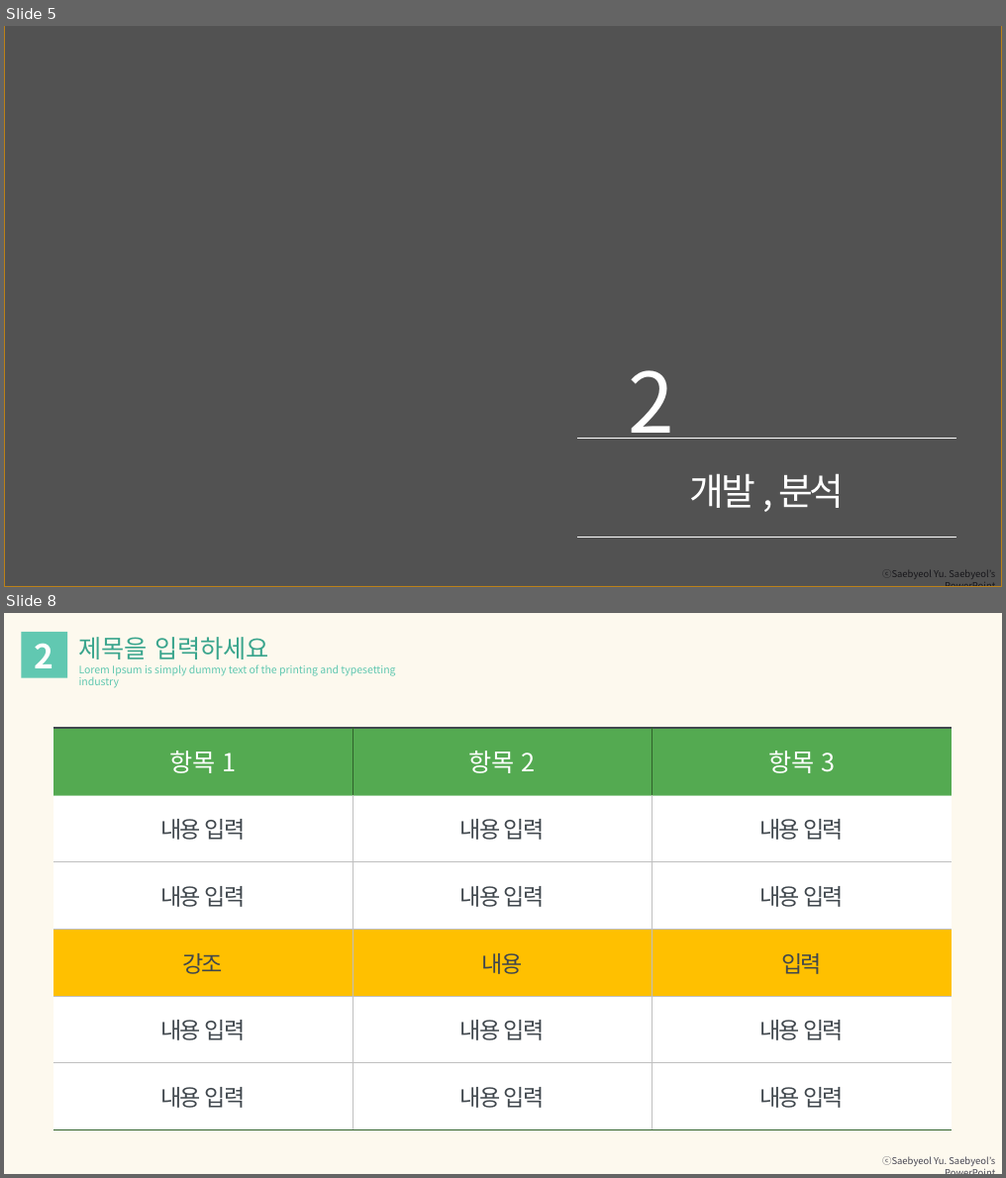
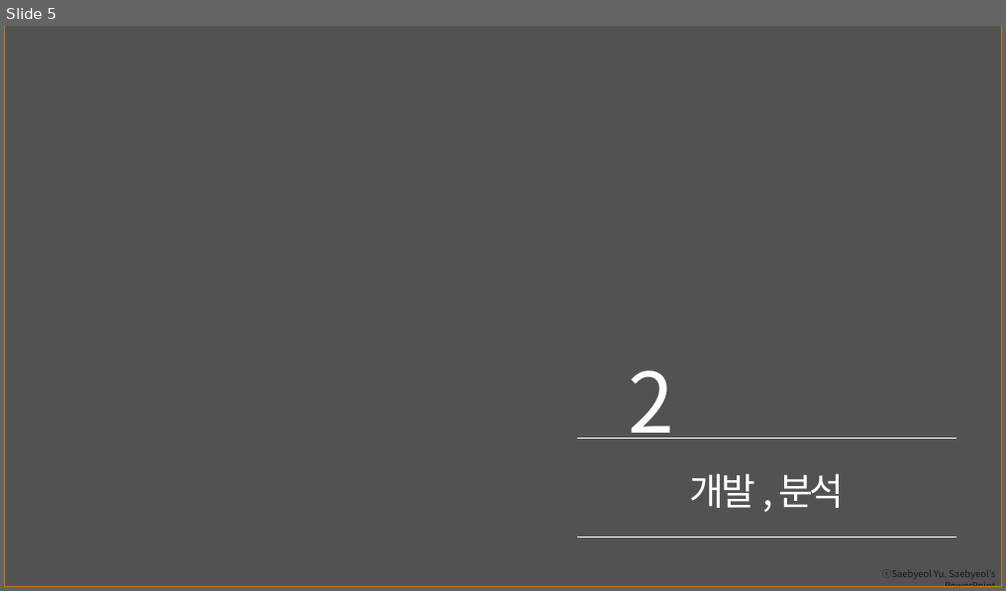
Before and after one commit to Kimdonghyeon7645/JUMP-UP-Project_DSM_school_meal_Analysis, a slide deck: 2403_김동현_JUMP-UP.pptx. Shown one above the other, each under a label of ours: slides 5 and 8 before the commit, slide 5 after it; the slides between them are not shown. The pictures are 1006x1178 and 1006x591 pixels, drawn with LibreOffice and Linux fonts; fonts in the diff are those of the drawing; background and template pictures are left out. Boxes give left, top, right and bottom in pixels: in the first picture for what was removed or moved away, otherwise in the second. Text is boxed around its words. In the diff, an @@ line names an element or a change of style, - is before the commit and + after.

```diff
--- a/2403_김동현_JUMP-UP.pptx
+++ b/2403_김동현_JUMP-UP.pptx
@@ slide 8 removed at <box>4,613,1002,1174</box>, background #FDF9EE; not listed: 1 template element that a slide beside it also shows @@
@@ rectangle removed at <box>21,632,67,678</box> @@
@@ text removed at <box>79,637,269,660</box> @@
-제목을 입력하세요
@@ text removed at <box>34,643,54,668</box> @@
-2
@@ text removed at <box>79,664,395,688</box> @@
-Lorem Ipsum is simply dummy text of the printing and typesetting industry
@@ table removed at <box>54,728,951,1131</box>, 6 rows, 3 columns @@
-항목 1 | 항목 2 | 항목 3
-내용 입력 | 내용 입력 | 내용 입력
-내용 입력 | 내용 입력 | 내용 입력
-강조 | 내용 | 입력
-내용 입력 | 내용 입력 | 내용 입력
-내용 입력 | 내용 입력 | 내용 입력
```
Also in this commit, not shown: 4 slides changed, 3 slides added, 7 other slides removed, 1 other file.
